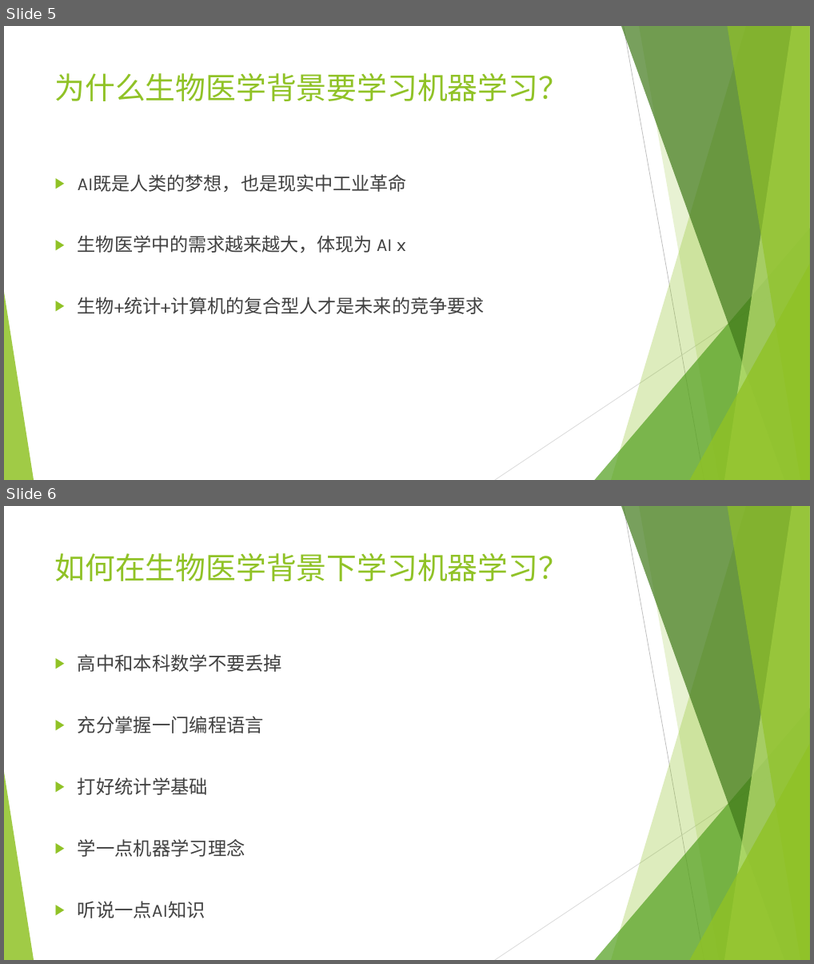
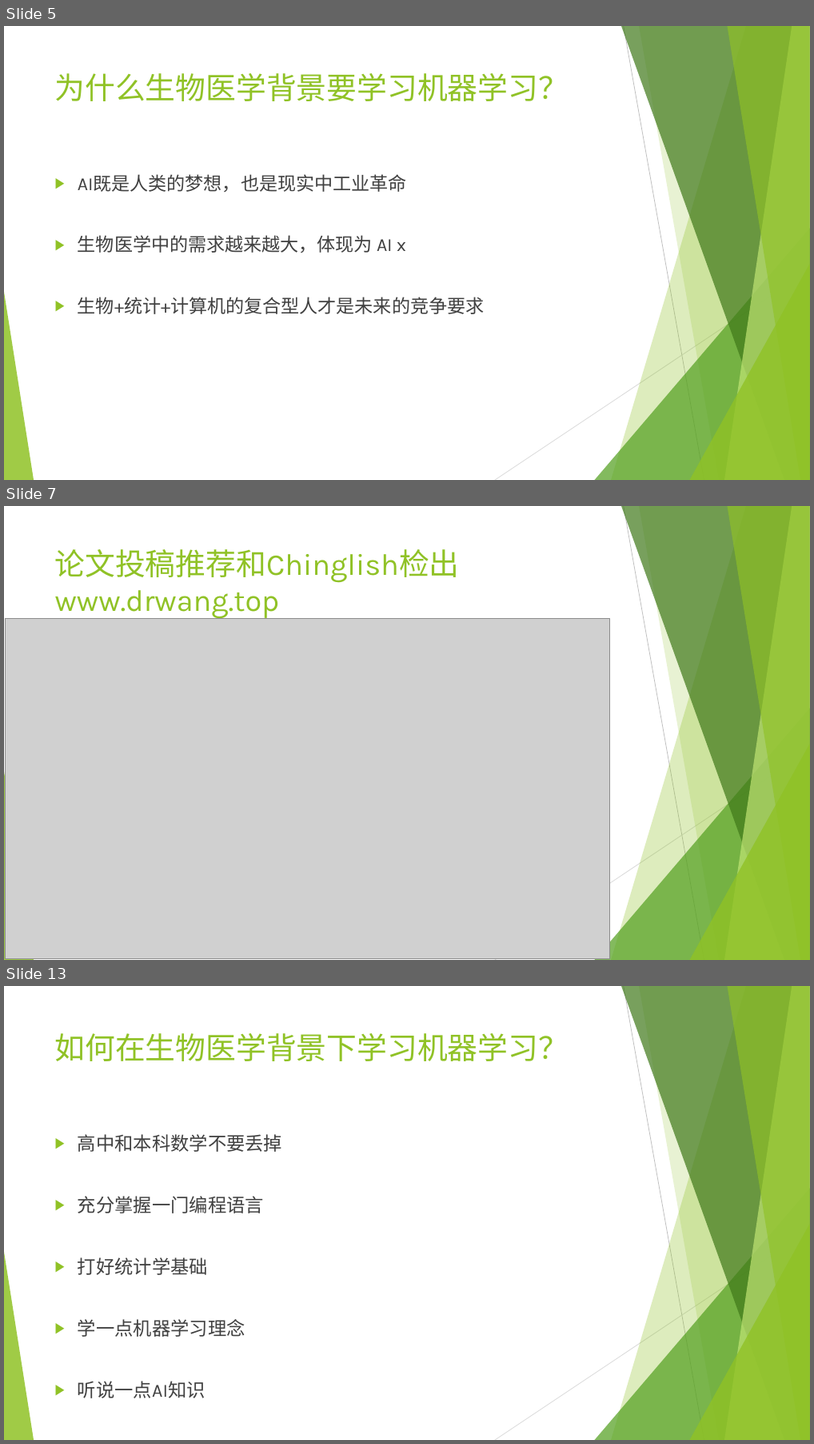
Before and after one commit to wangyi-fudan/BIOL130173, a slide deck: 0_why_and_how.pptx. Shown one above the other, each under a label of ours: slides 5 and 6 before the commit, slides 5, 7 and 13 after it; the slides between them are not shown. The pictures are 814x964 and 814x1444 pixels, drawn with LibreOffice and Linux fonts; fonts in the diff are those of the drawing; grey boxes stand for pictures. Boxes give left, top, right and bottom in pixels: in the first picture for what was removed or moved away, otherwise in the second. Text is boxed around its words. In the diff, an @@ line names an element or a change of style, - is before the commit and + after.

```diff
--- a/0_why_and_how.pptx
+++ b/0_why_and_how.pptx
@@ slide 7 added at [4, 506, 810, 960], background #FFFFFF; not listed: 10 template elements that a slide beside it also shows @@
@@ title added at [55, 549, 460, 618], 36 pt, text #90C226 @@
+论文投稿推荐和Chinglish检出
+www.drwang.top
@@ picture added at [6, 618, 610, 958] @@
@@ what was slide 6 is now slide 13 @@
```
Also in this commit, not shown: 6 other slides added.
